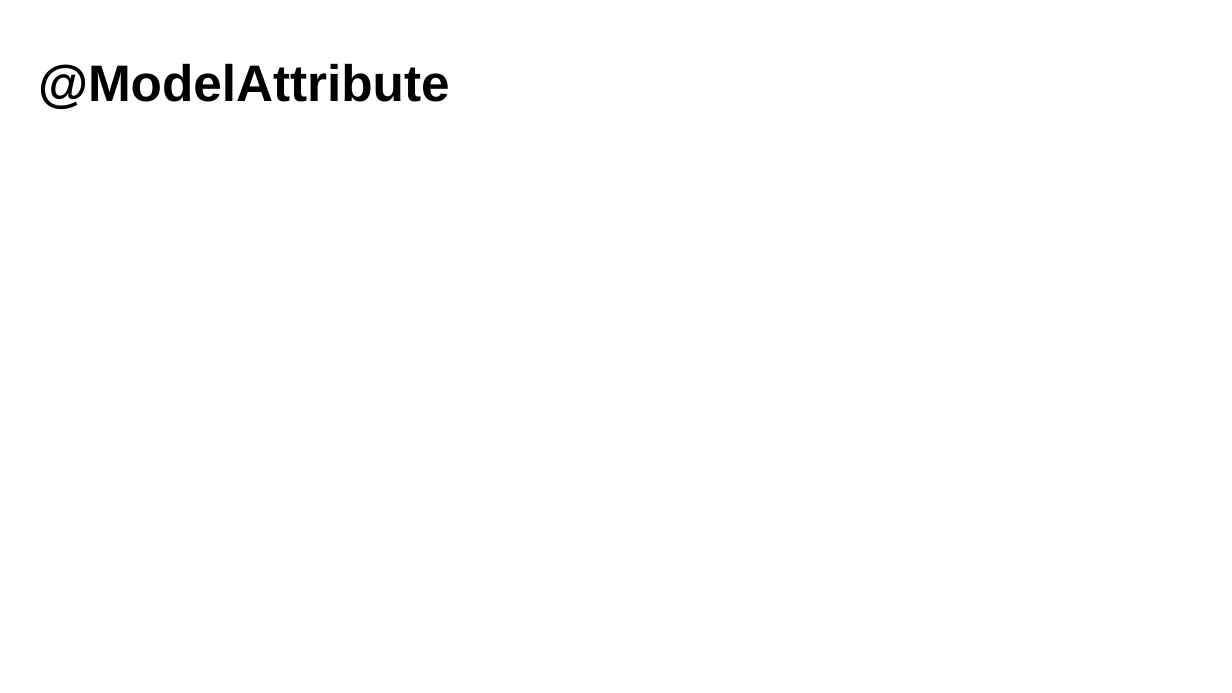
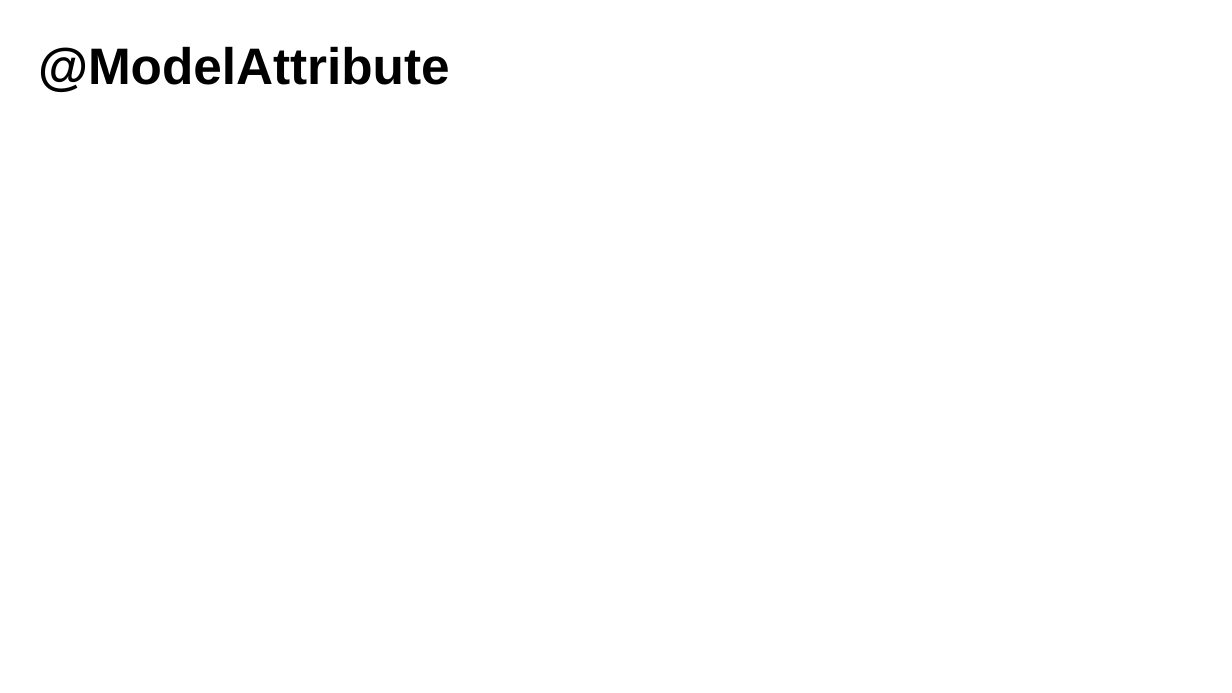
Before and after one commit to kyungmin1221/Tave_Study, a slide deck: slide 10 of 복습정리자료/spring 6주차 정리(kyungmin) .pptx (slide 9 before the commit). Drawn at 1232x693 pixels with LibreOffice and Linux fonts; fonts in the diff are those of the drawing. Boxes give left, top, right and bottom in pixels: in the first picture for what was removed or moved away, otherwise in the second. Text is boxed around its words. In the diff, an @@ line names an element or a change of style, - is before the commit and + after.

```diff
--- a/복습정리자료/spring 6주차 정리(kyungmin) .pptx
+++ b/복습정리자료/spring 6주차 정리(kyungmin) .pptx
@@ text "@ModelAttribute": place and size @@
-text "@ModelAttribute" at <box>38,63,450,109</box>
+text "@ModelAttribute" at <box>38,46,450,92</box>
```
Also in this commit, not shown: 2 other slides changed, 4 slides added, 4 slides removed, 1 other file.
